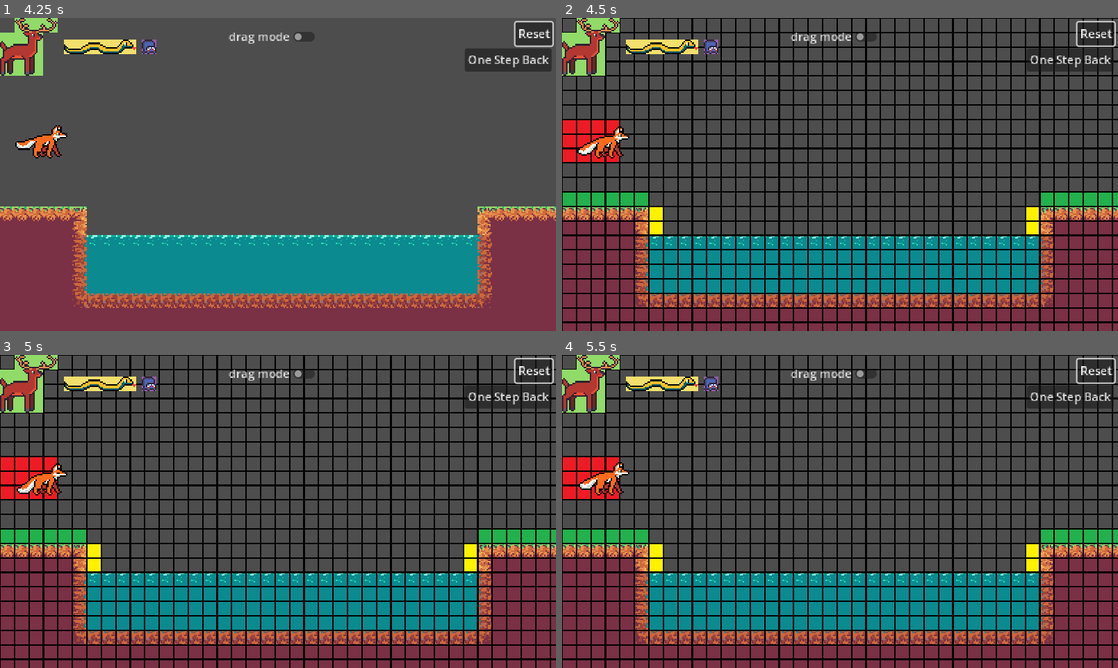
Above: before the commit, frames 1-4 (two rows, left to right).
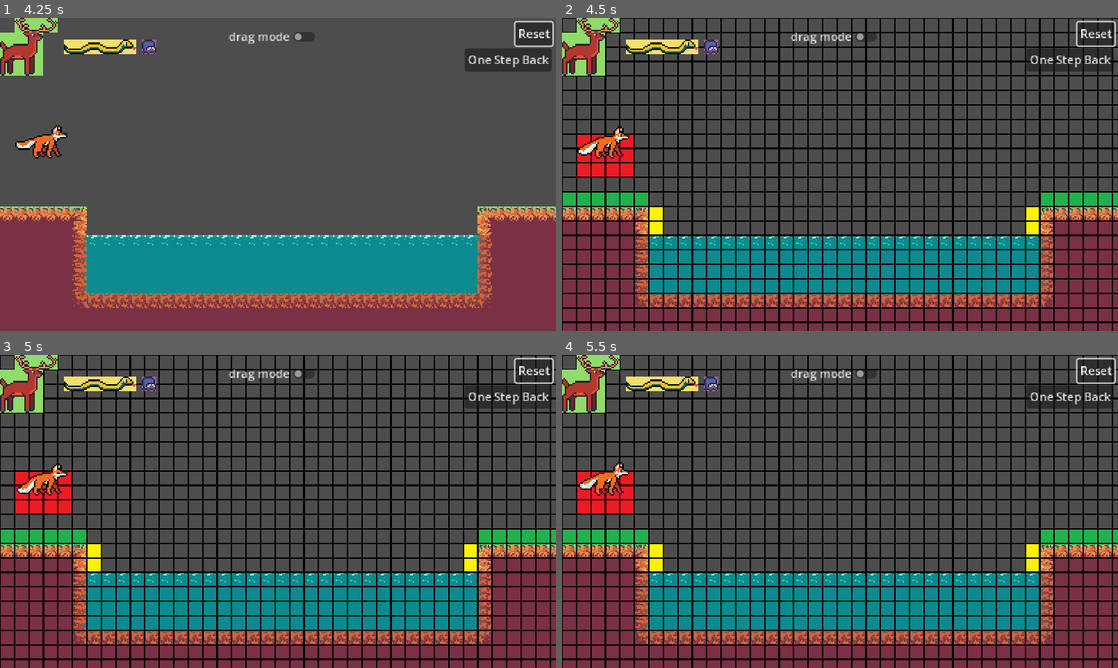
Above: after the commit, the same moments.

Repository: mango-gremlin/arch-enemies
Game: Godot game, scene res://bridges/scenes/Grid.tscn
Two runs of this game, one before a commit and one after it. Both use one fixed random seed, a clock stepped at 60 frames per second and the inputs below. This scene is started directly instead of the project's main scene.
Inputs (mouse positions are in pixels of both pictures, inside the frame that each line leads up to):
- Up to frame 1 (4.25 s): click "drag mode" at 0.5 s; click "fox mode" at 1.25 s; click "One Step Back" at 2 s; click "Reset" at 2.75 s; move the mouse to (400, 158) at 3.52 s; press the mouse at (400, 158) at 3.53 s; hold D (move_right) from 3.53 s (still down); tap W (move_up) at 3.77 s
- Up to frame 2 (4.5 s): keep holding D (move_right); move the mouse to (728, 190) at 4.27 s; release the mouse at (728, 190) at 4.28 s; tap E (interact_overworld) at 4.35 s
- Up to frame 3 (5 s): keep holding D (move_right); tap W (move_up) at 4.52 s
- Up to frame 4 (5.5 s): move the mouse to (895, 442) at 5.02 s; release D (move_right) at 5.03 s; hold A (left) from 5.03 s (still down); tap Q (use_item) at 5.1 s

Frame 1 is identical in both runs. In frame 2, 1.1% of the frame differs, in the area x 0-13%, y 32-51%; in frame 3, 1.1%; in frame 4, 1.1%.

Commit message:
used rounding for grid position
forbidden zones are (in most cases) a bit better aligned to sprite

Diff:
--- a/Arch-enemies/bridges/script/grid.gd
+++ b/Arch-enemies/bridges/script/grid.gd
@@ -97,15 +97,14 @@
 
 	# get position of fox
 	var fox_global_position = $Player.global_position
-	print(fox_global_position)
-	# round to nearest square. may improve this later with round_to_nearest
-	var fox_grid_position = Vector2i(int(fox_global_position.x/10), int(fox_global_position.y/10))
-	print(fox_grid_position)
+	# round to nearest square
+	var fox_grid_x = Global.round_to_nearest(fox_global_position.x, 10) / 10
+	var fox_grid_y = Global.round_to_nearest(fox_global_position.y, 10) / 10
+	var fox_grid_position = Vector2i(fox_grid_x, fox_grid_y)
+
 	# iterate over 4x3 squares with (1,2) being fox centre
 	for x_offset in range(-2,2):
-		print("\nx_offset: ", x_offset)
 		for y_offset in range(-1,2):
-			print("y_offset: ", y_offset)
 			var crt_square = Vector2i(fox_grid_position.x + x_offset, fox_grid_position.y + y_offset)
 			grid[crt_square.x][crt_square.y] = ENTITY_TYPES.FORBIDDEN
 
